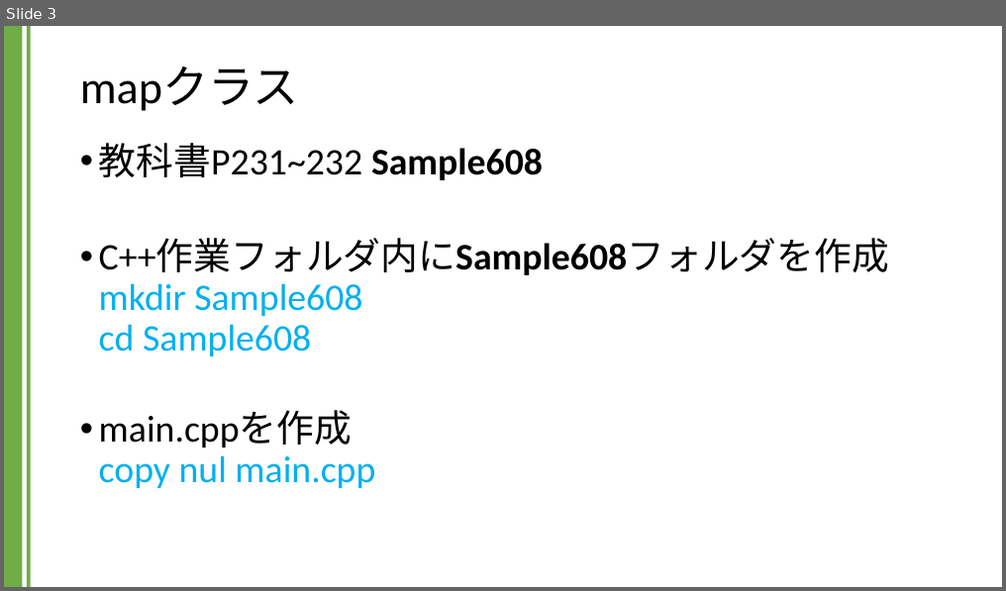
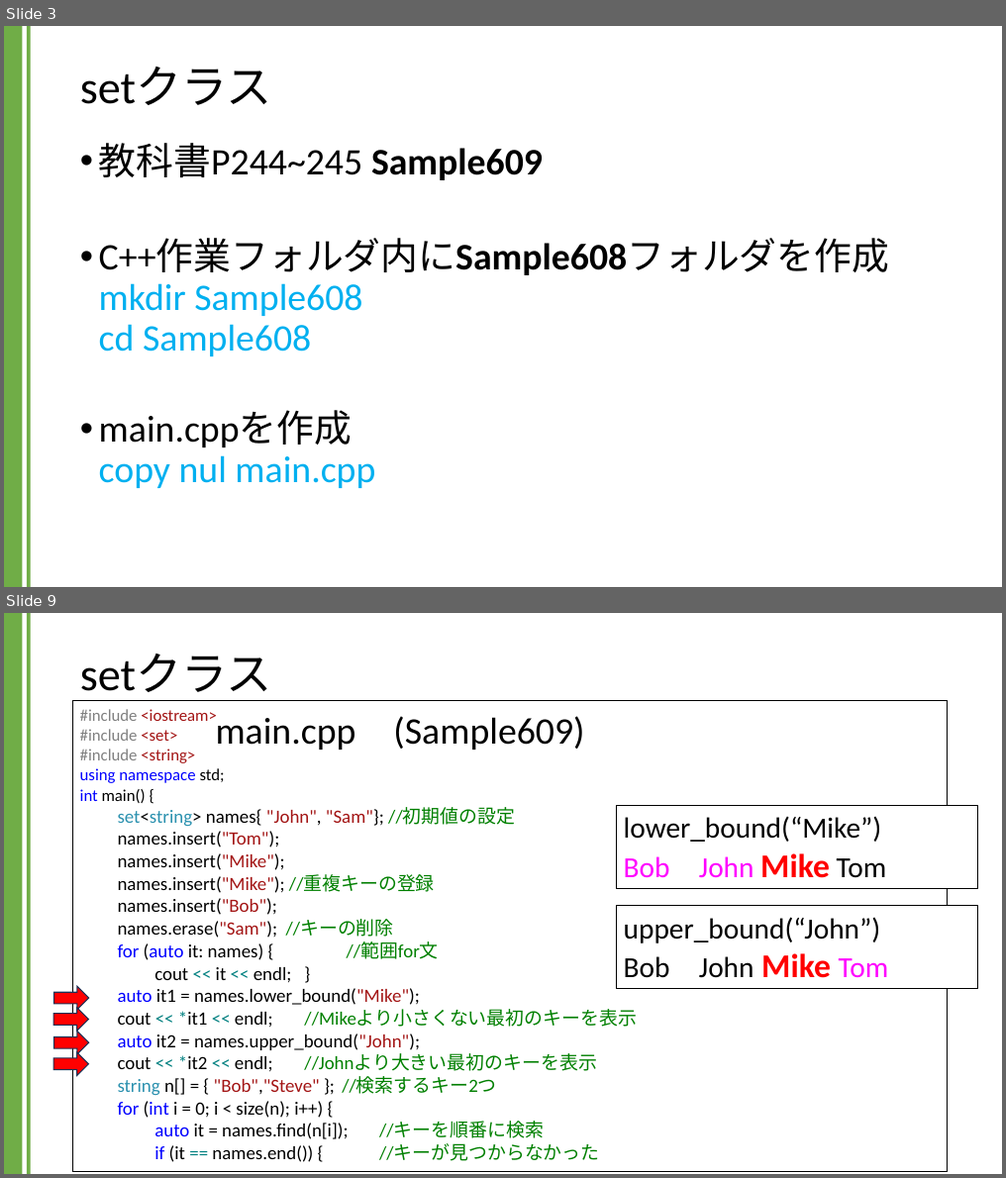
Before and after one commit to kic-murata/cpp2024, a slide deck: 授業資料/講義資料：Setクラス.pptx. Shown one above the other, each under a label of ours: slide 3 before the commit, slides 3 and 9 after it; the slides between them are not shown. The pictures are 1006x591 and 1006x1178 pixels, drawn with LibreOffice and Linux fonts; fonts in the diff are those of the drawing. Boxes give left, top, right and bottom in pixels: in the first picture for what was removed or moved away, otherwise in the second. Text is boxed around its words. In the diff, an @@ line names an element or a change of style, - is before the commit and + after.

```diff
--- a/授業資料/講義資料：Setクラス.pptx
+++ b/授業資料/講義資料：Setクラス.pptx
@@ slide 9 added at [4,613,1002,1174], background #FFFFFF; not listed: 2 template elements that a slide beside it also shows @@
@@ title added at [80,654,272,701], 44 pt, text #000000 @@
+setクラス
@@ rectangle added at [73,701,948,1172], outline #000000 0.75 pt, 18 pt, text #000000 @@
+#include <iostream>
+#include <set>
+#include <string>
+using namespace std;
+int main() {
+set<string> names{ "John", "Sam"}; //初期値の設定
+names.insert("Tom");
+names.insert("Mike");
+names.insert("Mike"); //重複キーの登録
+names.insert("Bob");
+names.erase("Sam"); //キーの削除
+for (auto it: names) { //範囲for文
+cout << it << endl; }
+auto it1 = names.lower_bound("Mike");
+cout << *it1 << endl; //Mikeより小さくない最初のキーを表示
+auto it2 = names.upper_bound("John");
+cout << *it2 << endl; //Johnより大きい最初のキーを表示
+string n[] = { "Bob","Steve" }; //検索するキー2つ
+for (int i = 0; i < size(n); i++) {
+auto it = names.find(n[i]); //キーを順番に検索
+if (it == names.end()) { //キーが見つからなかった
@@ text added at [216,716,584,750], 36 pt, text #000000 @@
+main.cpp (Sample609)
@@ rectangle added at [617,806,978,889], fill #FFFFFF, outline #000000 1 pt, 28 pt, text #000000 @@
+lower_bound(“Mike”)
+Bob John Mike Tom
@@ rectangle added at [617,906,978,989], fill #FFFFFF, outline #000000 1 pt, 28 pt, text #000000 @@
+upper_bound(“John”)
+Bob John Mike Tom
@@ right arrow added at [54,986,89,1010], fill #FF0000, outline #1E3256 1 pt @@
@@ right arrow added at [54,1008,88,1032], fill #FF0000, outline #1E3256 1 pt @@
@@ right arrow added at [54,1053,88,1075], fill #FF0000, outline #1E3256 1 pt @@
@@ right arrow added at [54,1032,89,1055], fill #FF0000, outline #1E3256 1 pt @@
@@ slide 3 changed as well @@
@@ title at [80,67,272,105]: text changed @@
-mapクラス
+setクラス
@@ text at [99,143,543,180]: text changed @@
-• 教科書P231~232 Sample608
+• 教科書P244~245 Sample609
```
Also in this commit, not shown: 6 other slides changed, 2 other slides added, 3 slides removed, 1 other file.
